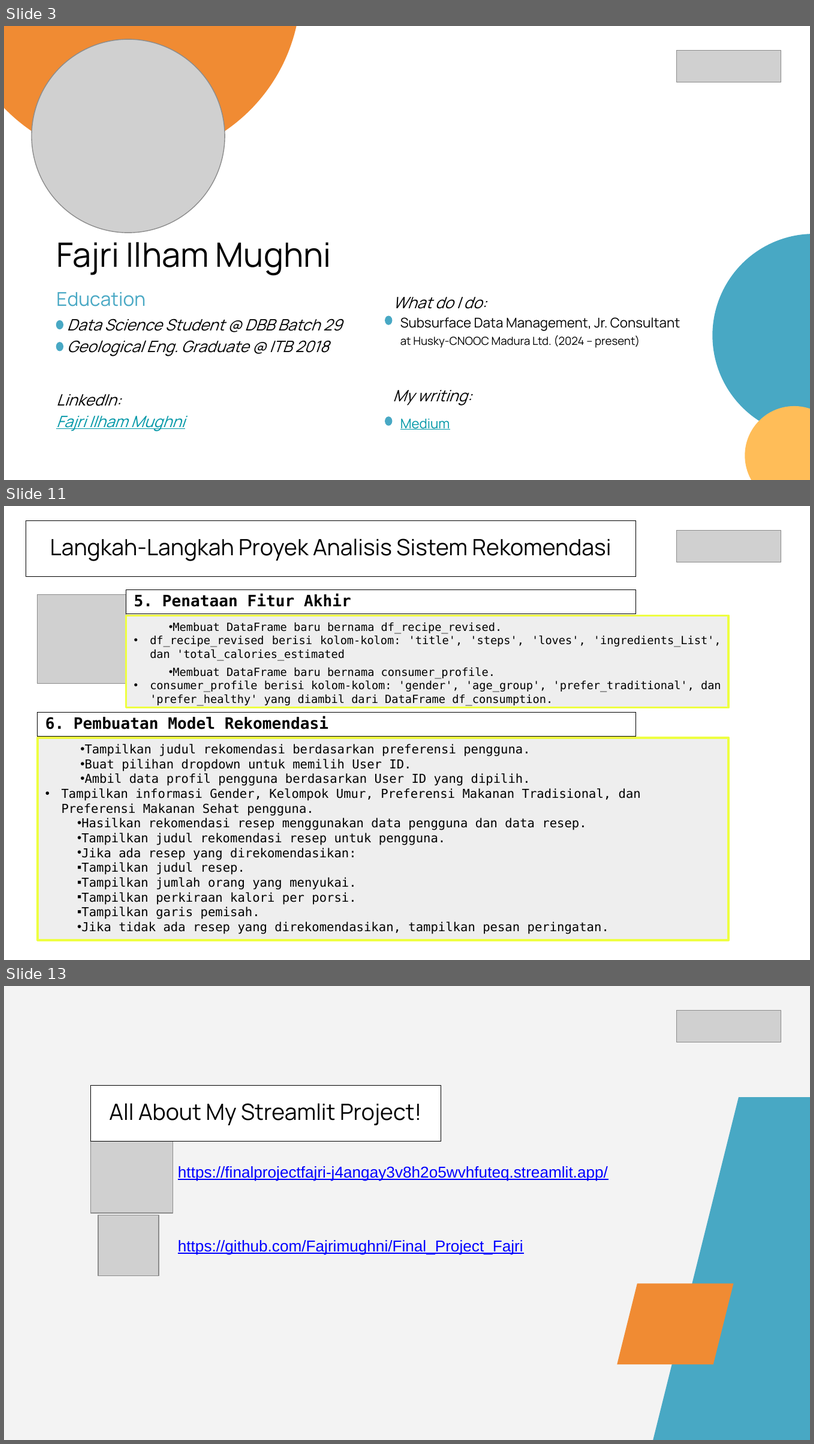
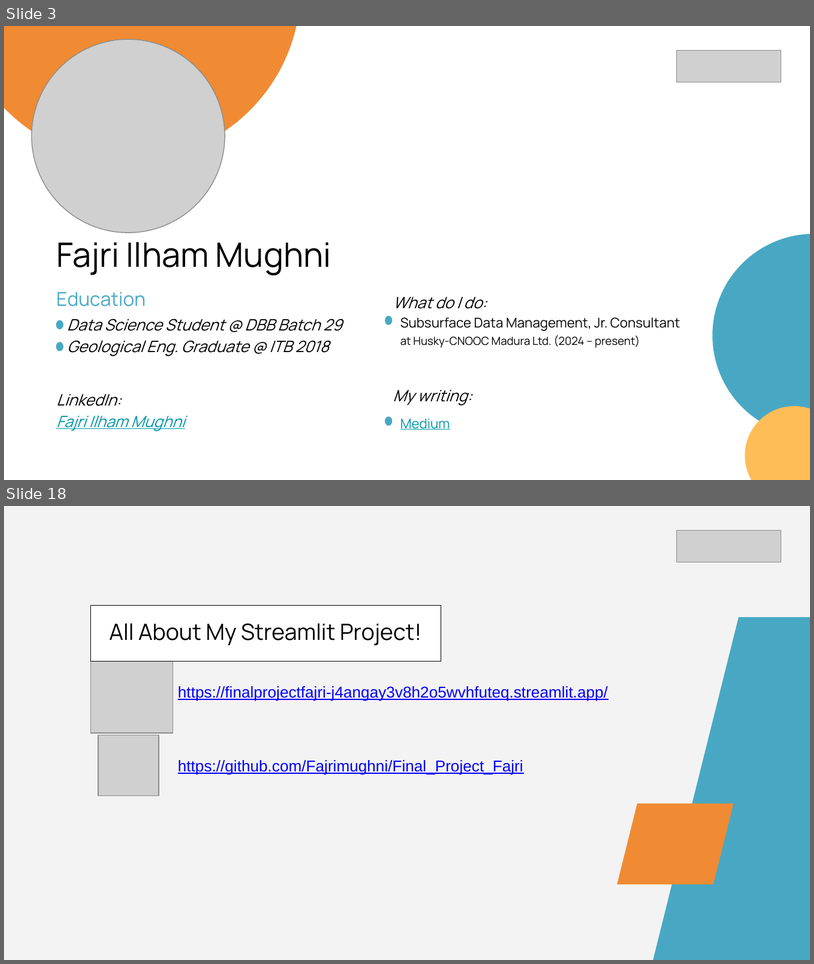
Before and after one commit to Fajrimughni/Final_Project_Fajri, a slide deck: Presentasi Final Project Data Analyst-Fajri Ilham Mughni.pptx. Shown one above the other, each under a label of ours: slides 3, 11 and 13 before the commit, slides 3 and 18 after it; the slides between them are not shown. The pictures are 814x1444 and 814x964 pixels, drawn with LibreOffice and Linux fonts; fonts in the diff are those of the drawing; grey boxes stand for pictures. Boxes give left, top, right and bottom in pixels: in the first picture for what was removed or moved away, otherwise in the second. Text is boxed around its words. In the diff, an @@ line names an element or a change of style, - is before the commit and + after.

```diff
--- a/Presentasi Final Project Data Analyst-Fajri Ilham Mughni.pptx
+++ b/Presentasi Final Project Data Analyst-Fajri Ilham Mughni.pptx
@@ slide 11 removed at bbox=[4, 506, 810, 960], background #FFFFFF @@
@@ rectangle removed at bbox=[26, 520, 636, 576] @@
-Langkah-Langkah Proyek Analisis Sistem Rekomendasi
@@ picture removed at bbox=[677, 530, 782, 562] @@
@@ picture removed at bbox=[37, 595, 126, 684] @@
@@ rectangle removed at bbox=[126, 590, 635, 614] @@
-5. Penataan Fitur Akhir
@@ rectangle removed at bbox=[126, 616, 729, 708] @@
@@ text removed at bbox=[150, 622, 722, 661] @@
-• Membuat DataFrame baru bernama df_recipe_revised.
-• df_recipe_revised berisi kolom-kolom: 'title', 'steps', 'loves', 'ingredients_List', dan 'total_calories_estimated
@@ text removed at bbox=[150, 667, 722, 706] @@
-• Membuat DataFrame baru bernama consumer_profile.
-• consumer_profile berisi kolom-kolom: 'gender', 'age_group', 'prefer_traditional', dan 'prefer_healthy' yang diambil dari DataFrame df_consumption.
@@ rectangle removed at bbox=[37, 712, 635, 736] @@
-6. Pembuatan Model Rekomendasi
@@ rectangle removed at bbox=[38, 738, 729, 940] @@
@@ text removed at bbox=[62, 744, 641, 934] @@
-• Tampilkan judul rekomendasi berdasarkan preferensi pengguna.
-• Buat pilihan dropdown untuk memilih User ID.
-• Ambil data profil pengguna berdasarkan User ID yang dipilih.
-• Tampilkan informasi Gender, Kelompok Umur, Preferensi Makanan Tradisional, dan Preferensi Makanan Sehat pengguna.
-• Hasilkan rekomendasi resep menggunakan data pengguna dan data resep.
-• Tampilkan judul rekomendasi resep untuk pengguna.
-• Jika ada resep yang direkomendasikan:
-                ▪ Tampilkan judul resep.
-                ▪ Tampilkan jumlah orang yang menyukai.
-                ▪ Tampilkan perkiraan kalori per porsi.
-                ▪ Tampilkan garis pemisah.
-• Jika tidak ada resep yang direkomendasikan, tampilkan pesan peringatan.
@@ what was slide 13 is now slide 18 @@
```
Also in this commit, not shown: 6 slides changed, 10 slides added, 4 other slides removed, 3 other files.
